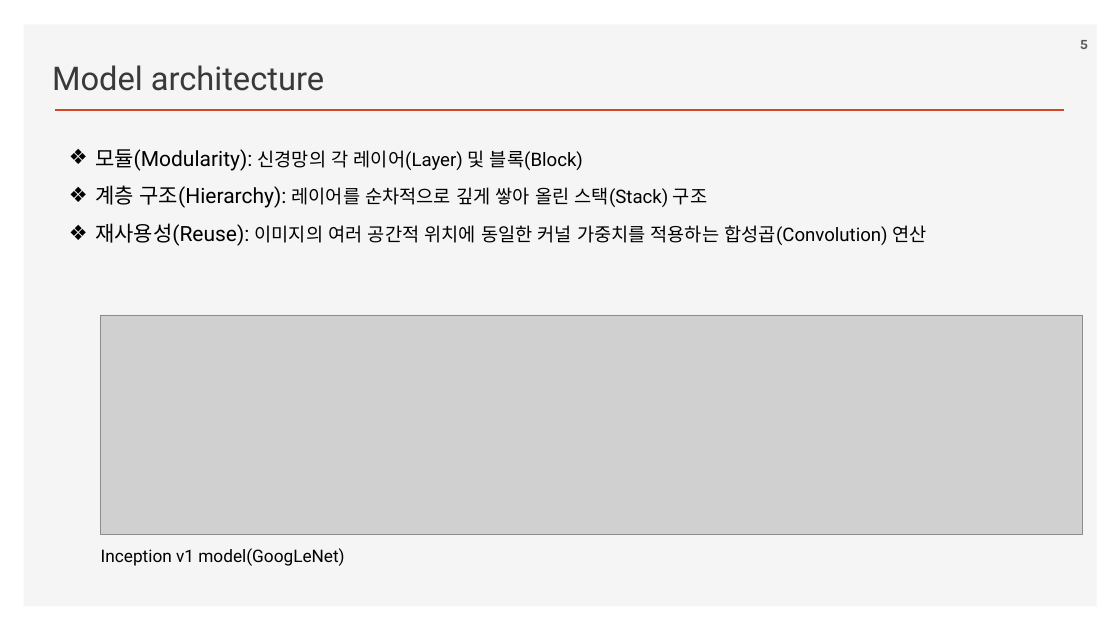
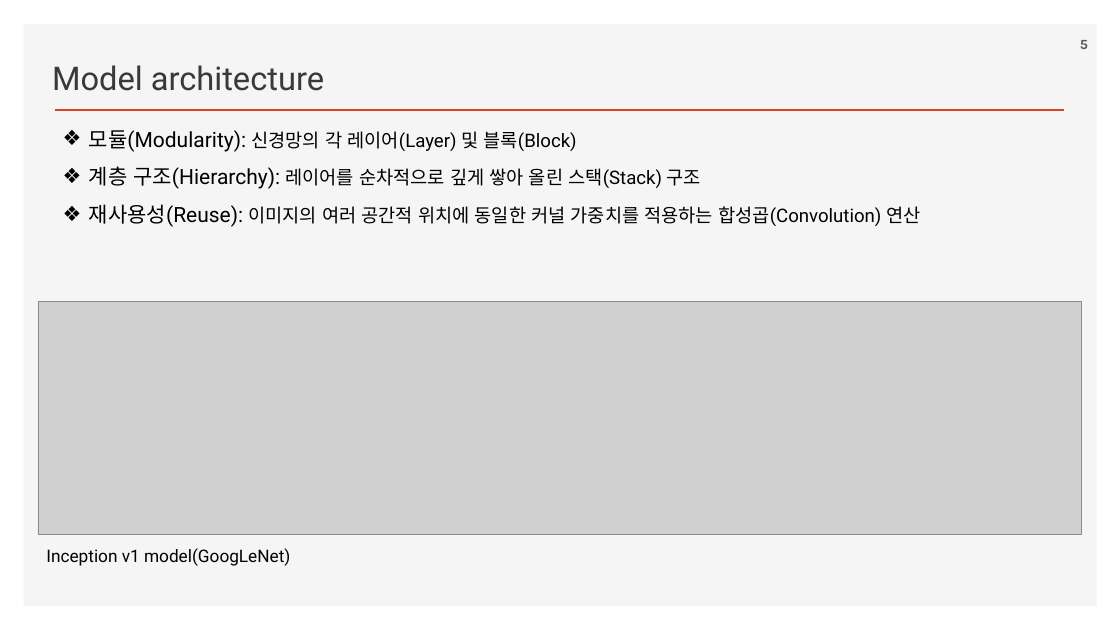
Before and after one commit to ancestor9/2026_Fall_Deep-Learning-with-Python, a slide deck: slide 5 of Chapter 09 ConvNet architecture patterns.pptx. Drawn at 1120x630 pixels with LibreOffice and Linux fonts; fonts in the diff are those of the drawing; grey boxes stand for pictures; background and template pictures are left out. Boxes give left, top, right and bottom in pixels: in the first picture for what was removed or moved away, otherwise in the second. Text is boxed around its words. In the diff, an @@ line names an element or a change of style, - is before the commit and + after.

```diff
--- a/Chapter 09 ConvNet architecture patterns.pptx
+++ b/Chapter 09 ConvNet architecture patterns.pptx
@@ text "모듈(Modularity): 신경망의 각 레이어(Layer) 및 ...": place and size @@
-text "모듈(Modularity): 신경망의 각 레이어(Layer) 및 ..." at (95,149,926,246)
+text "모듈(Modularity): 신경망의 각 레이어(Layer) 및 ..." at (89,130,920,227)
@@ picture: place and size @@
-picture at (101,315,1082,534)
+picture at (38,301,1082,534)
@@ text "Inception v1 model(GoogLeNet)": place and size @@
-text "Inception v1 model(GoogLeNet)" at (101,548,344,566)
+text "Inception v1 model(GoogLeNet)" at (46,548,290,566)
```
Also in this commit, not shown: 12 other slides changed.
